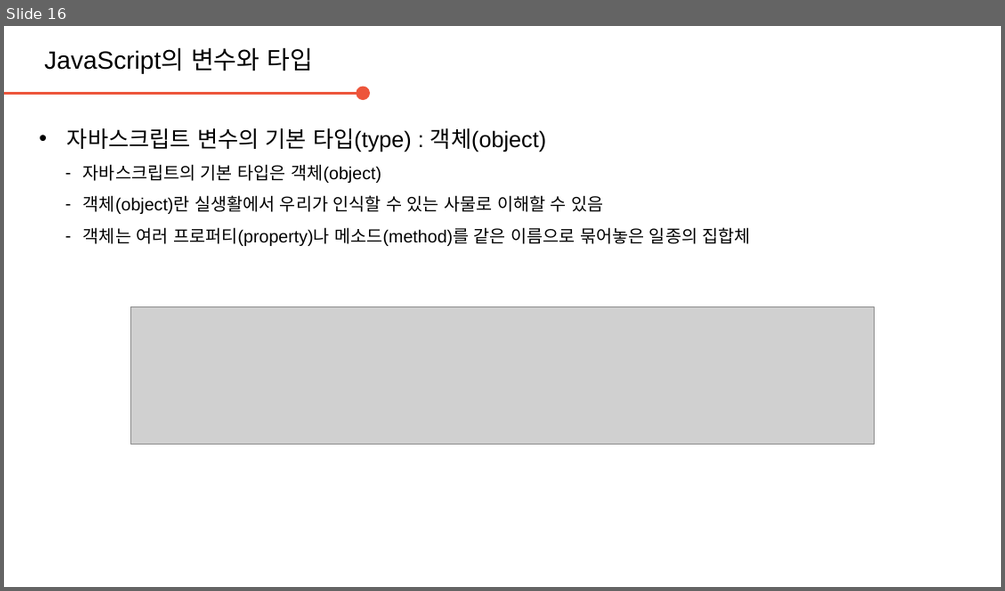
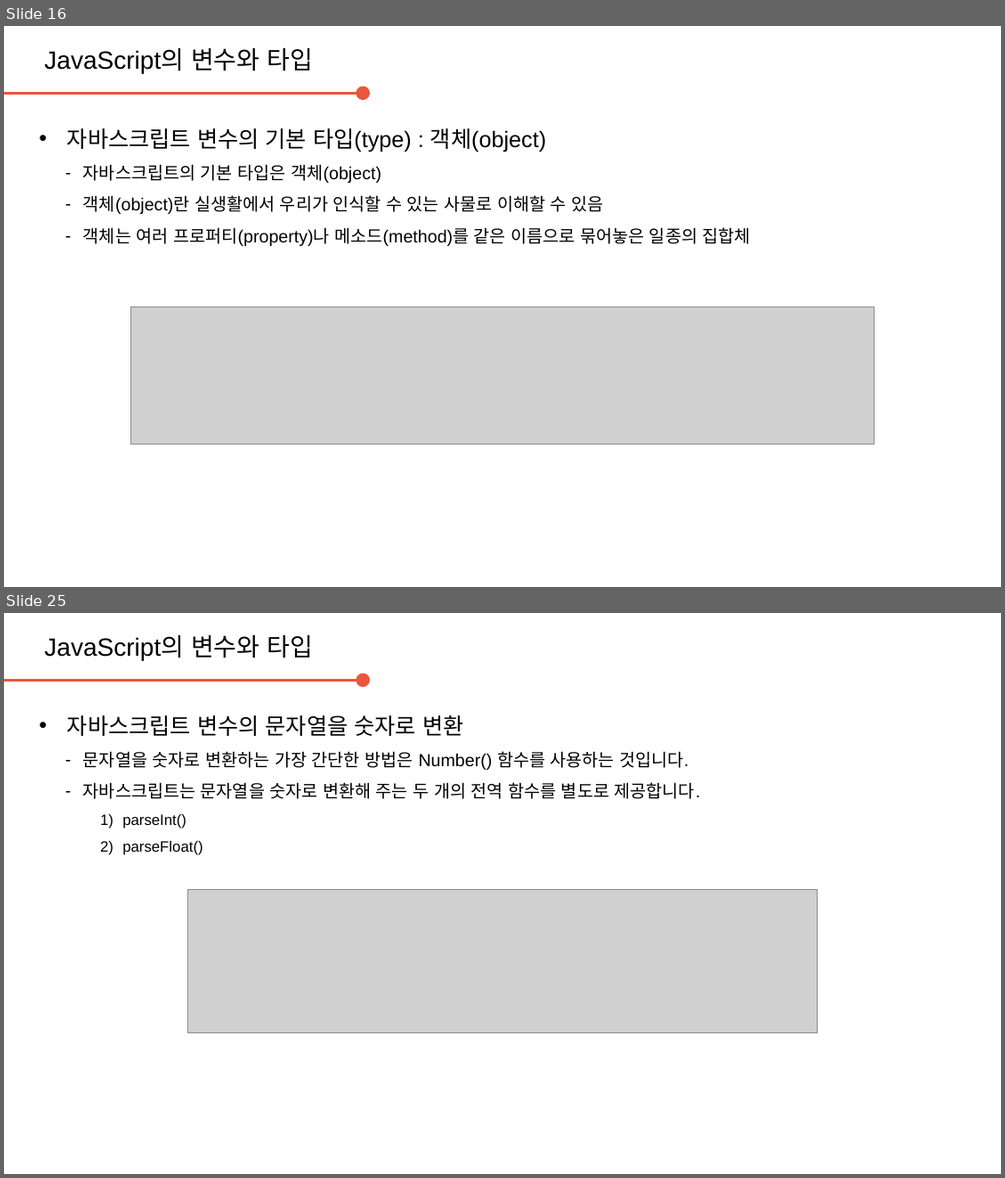
Before and after one commit to daegukdo/GCWM, a slide deck: 31/200803_JavaScript_variable_type.pptx. Shown one above the other, each under a label of ours: slide 16 before the commit, slides 16 and 25 after it; the slides between them are not shown. The pictures are 1005x591 and 1005x1178 pixels, drawn with LibreOffice and Linux fonts; fonts in the diff are those of the drawing; grey boxes stand for pictures; background and template pictures are left out. Boxes give left, top, right and bottom in pixels: in the first picture for what was removed or moved away, otherwise in the second. Text is boxed around its words. In the diff, an @@ line names an element or a change of style, - is before the commit and + after.

Commit message:
get coding with me  - edit JavaScript resource (variable and type)

```diff
--- a/31/200803_JavaScript_variable_type.pptx
+++ b/31/200803_JavaScript_variable_type.pptx
@@ slide 25 added at (4, 613, 1001, 1174), background #FFFFFF @@
@@ text added at (44, 634, 313, 660), 20 pt, text #000000 @@
+JavaScript의 변수와 타입
@@ arrow added from (4, 681) to (363, 681), #ED553B 2.25 pt @@
@@ text added at (67, 715, 701, 855), 14 pt, text #000000 @@
+• 자바스크립트 변수의 문자열을 숫자로 변환
+  – 문자열을 숫자로 변환하는 가장 간단한 방법은 Number() 함수를 사용하는 것입니다.
+  – 자바스크립트는 문자열을 숫자로 변환해 주는 두 개의 전역 함수를 별도로 제공합니다.
+    1) parseInt()
+    2) parseFloat()
@@ picture added at (188, 889, 817, 1032) @@
```
Also in this commit, not shown: 1 slide changed, 8 other slides added, 1 other file.
